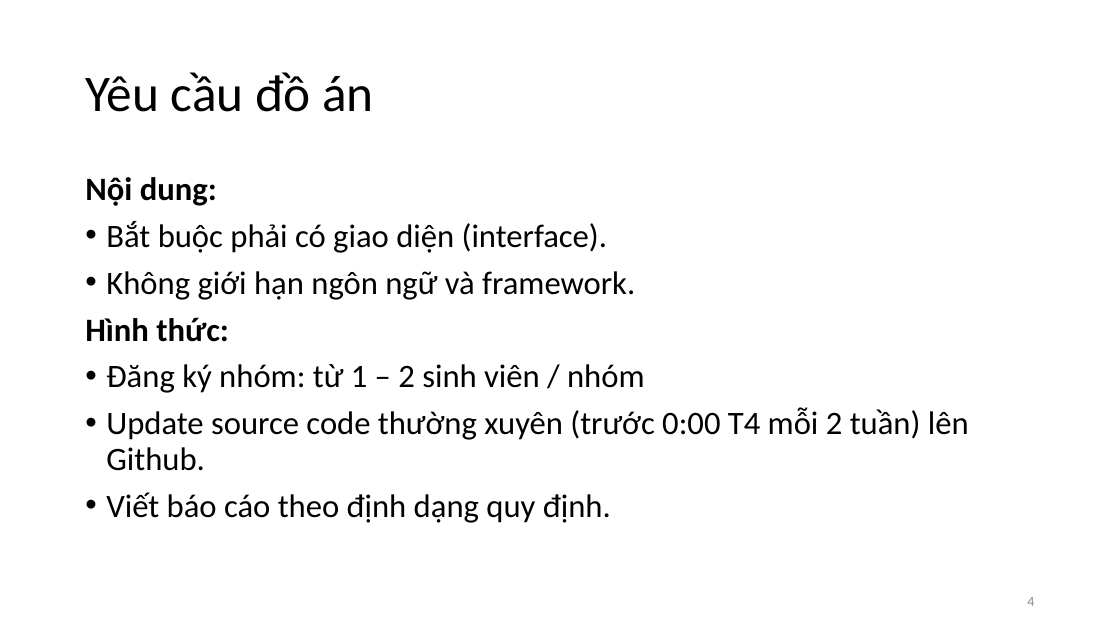
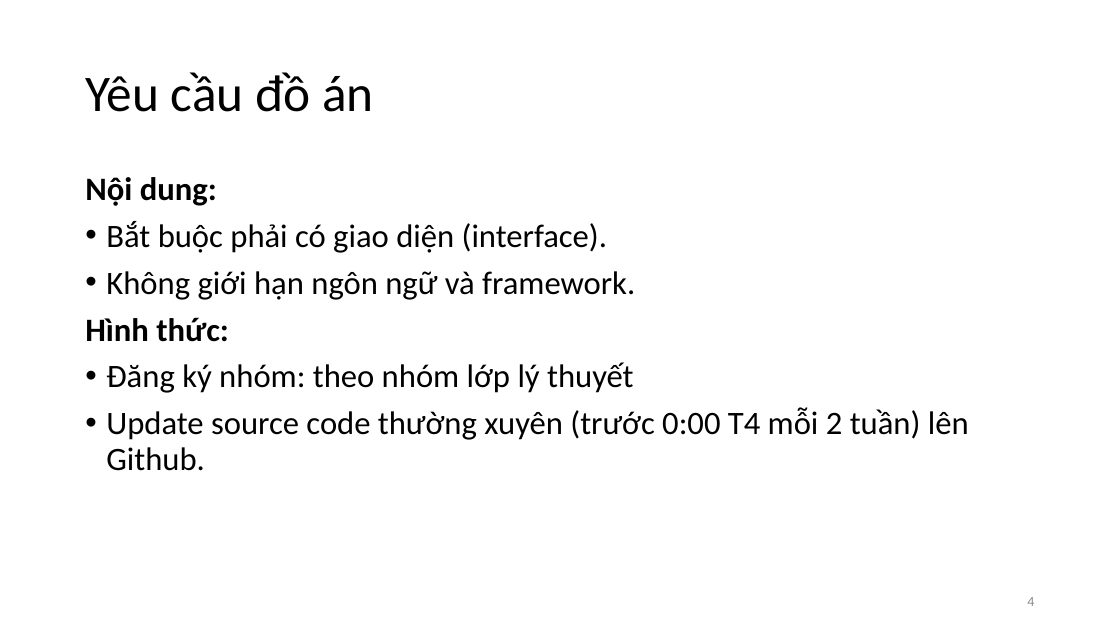
Before and after one commit to vutuanhai237/CourseMaterials, a slide deck: slide 4 of IT008-Visual programming/Slide thực hành/Lab 1..pptx. Drawn at 1120x630 pixels with LibreOffice and Linux fonts; fonts in the diff are those of the drawing. Boxes give left, top, right and bottom in pixels: in the first picture for what was removed or moved away, otherwise in the second. Text is boxed around its words. In the diff, an @@ line names an element or a change of style, - is before the commit and + after.

```diff
--- a/IT008-Visual programming/Slide thực hành/Lab 1..pptx
+++ b/IT008-Visual programming/Slide thực hành/Lab 1..pptx
@@ text at <box>106,362,633,393</box>: text changed @@
-• Đăng ký nhóm: từ 1 – 2 sinh viên / nhóm
+• Đăng ký nhóm: theo nhóm lớp lý thuyết
@@ text at <box>106,492,611,523</box>: paragraph removed @@
-• Viết báo cáo theo định dạng quy định.
```
Also in this commit, not shown: 5 other files.
